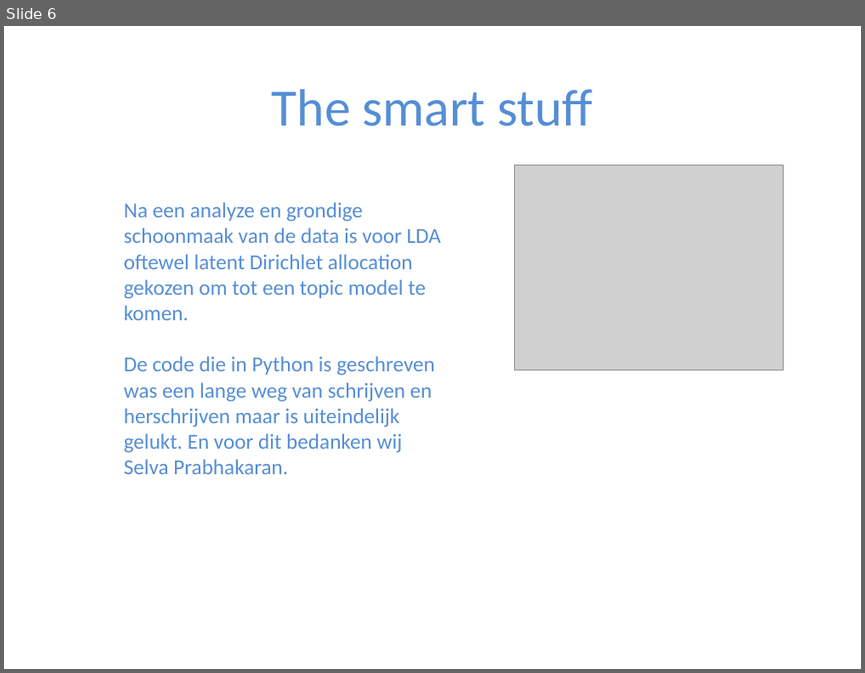
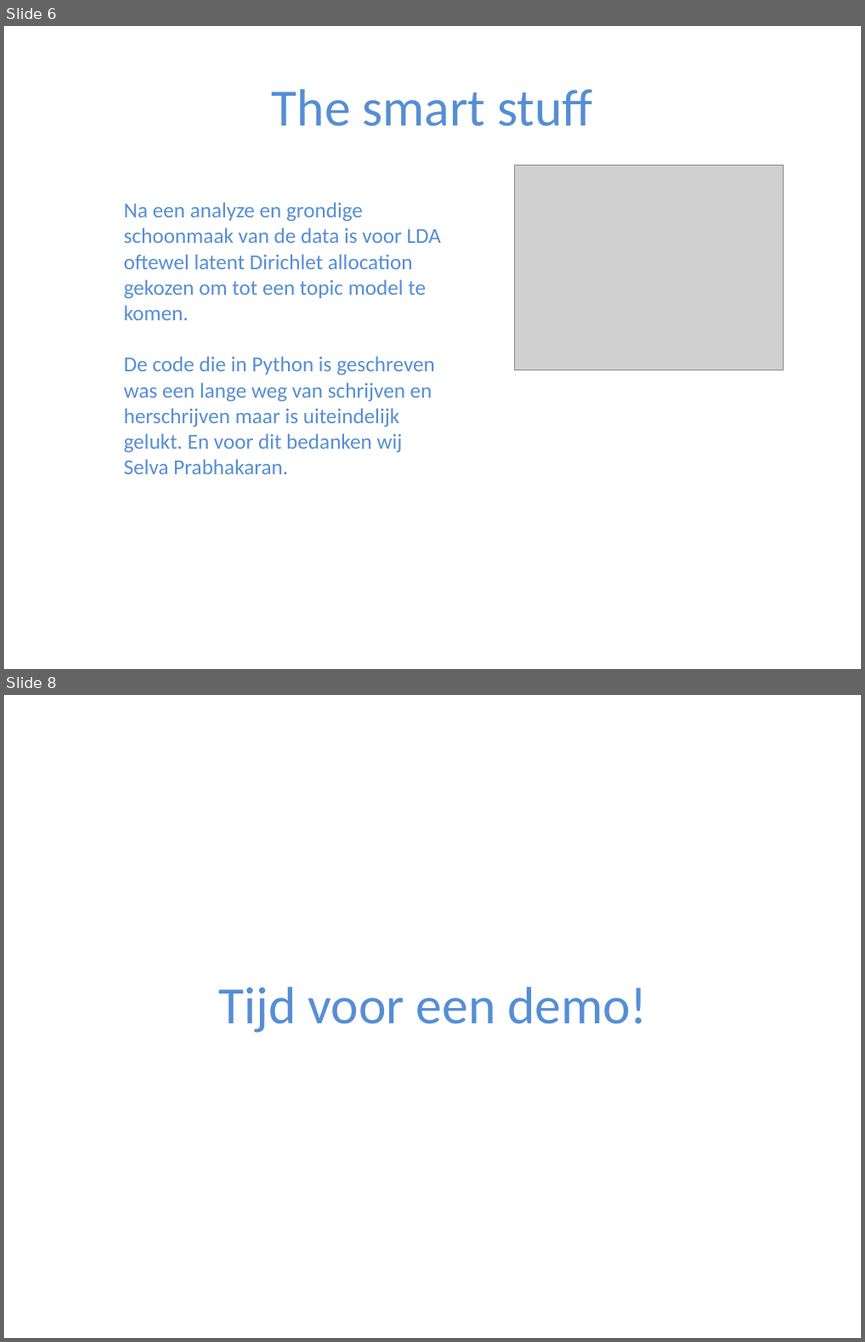
Before and after one commit to drisstaibi/cdsp_opdracht, a slide deck: Werk en skills.pptx. Shown one above the other, each under a label of ours: slide 6 before the commit, slides 6 and 8 after it; the slides between them are not shown. The pictures are 865x673 and 865x1342 pixels, drawn with LibreOffice and Linux fonts; fonts in the diff are those of the drawing; grey boxes stand for pictures. Boxes give left, top, right and bottom in pixels: in the first picture for what was removed or moved away, otherwise in the second. Text is boxed around its words. In the diff, an @@ line names an element or a change of style, - is before the commit and + after.

```diff
--- a/Werk en skills.pptx
+++ b/Werk en skills.pptx
@@ slide 8 added at box(4, 695, 861, 1338), background #FFFFFF @@
@@ title added at box(218, 987, 647, 1032), 44 pt, text #558ED5 @@
+Tijd voor een demo!
```
Also in this commit, not shown: 2 slides changed, 3 other slides added, 1 slide removed.
